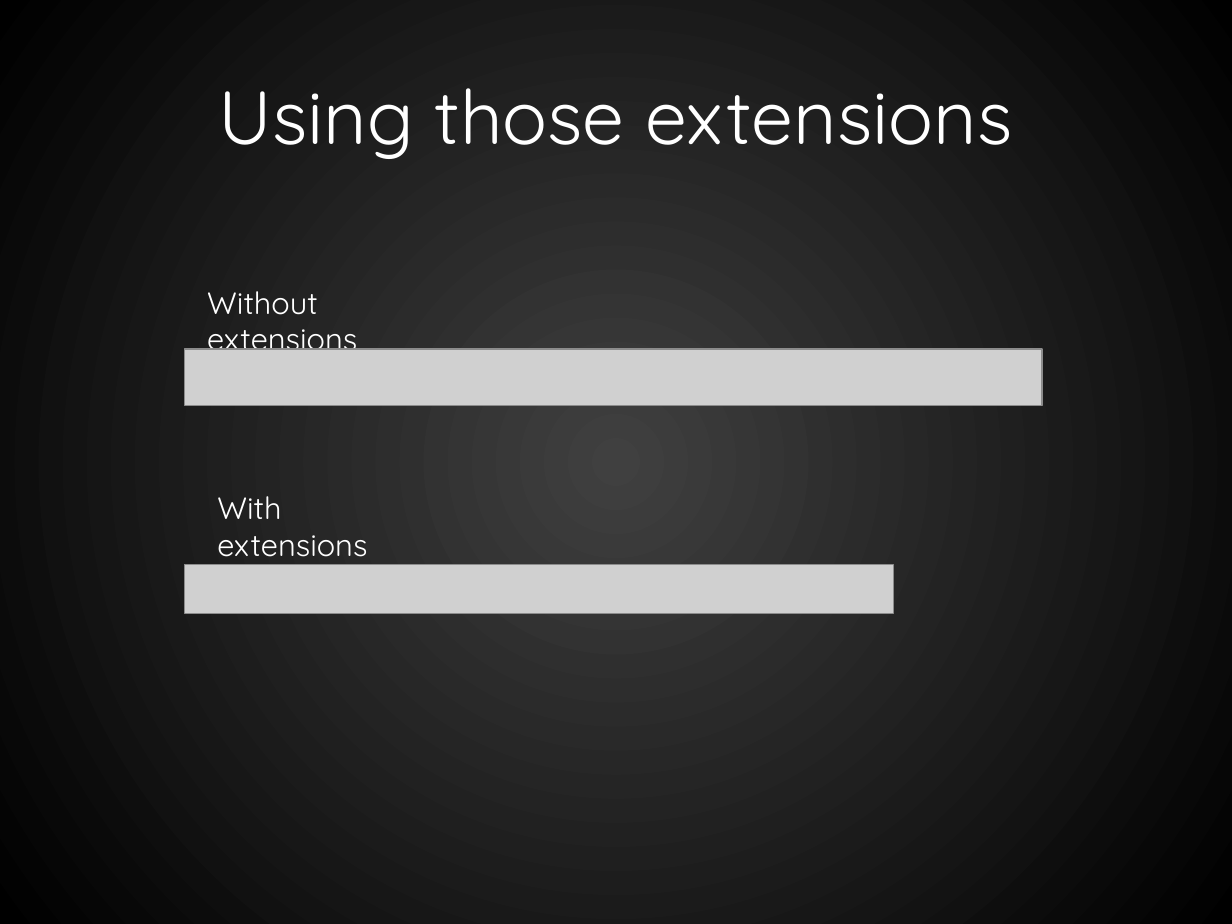
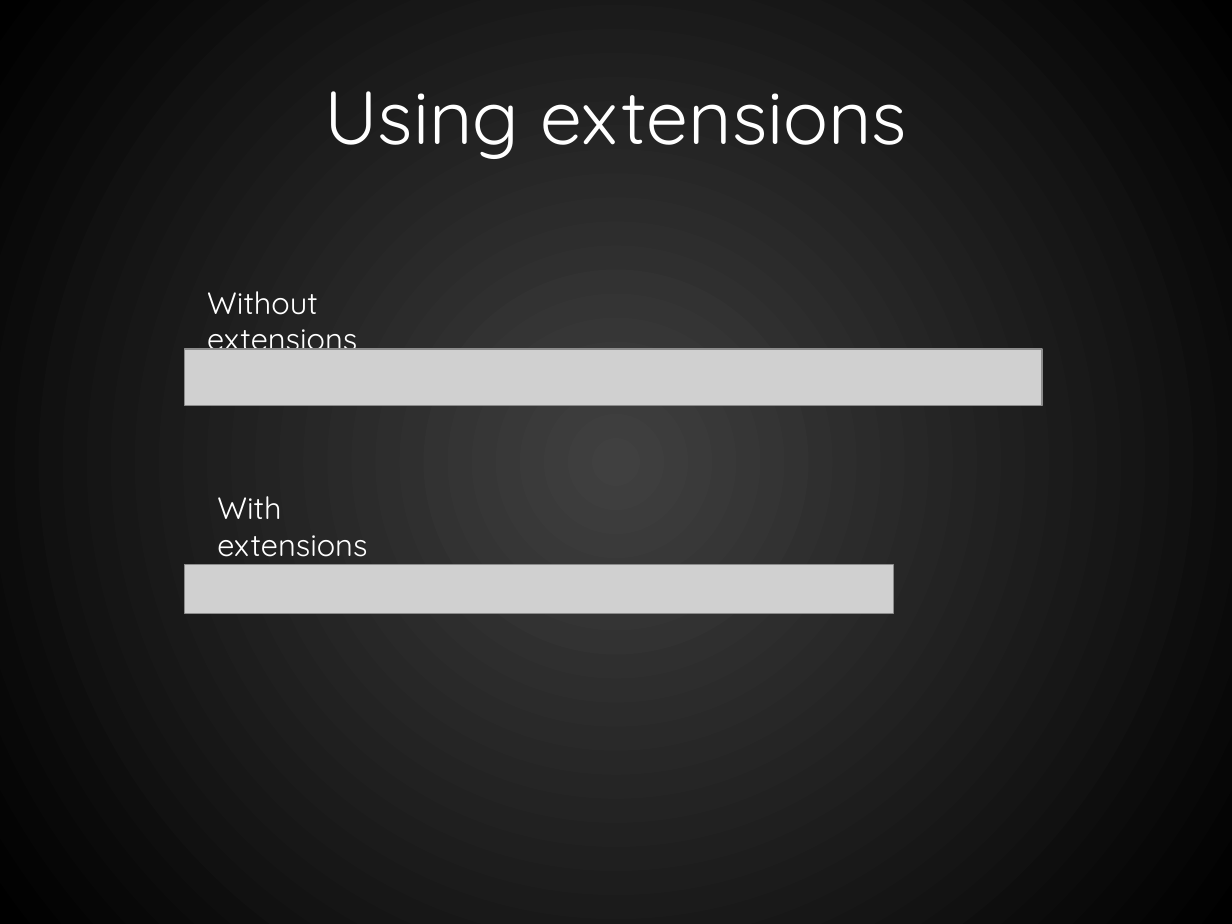
Before and after one commit to RookieOne/Evolve-Your-Code, a slide deck: slide 8 of EvolveYourCode.pptx. Drawn at 1232x924 pixels with LibreOffice and Linux fonts; fonts in the diff are those of the drawing; grey boxes stand for pictures. Boxes give left, top, right and bottom in pixels: in the first picture for what was removed or moved away, otherwise in the second. Text is boxed around its words. In the diff, an @@ line names an element or a change of style, - is before the commit and + after.

```diff
--- a/EvolveYourCode.pptx
+++ b/EvolveYourCode.pptx
@@ title at (324,91,907,159): text changed @@
-Using those extensions
+Using extensions
```
Also in this commit, not shown: 3 other slides changed, 14 slides added, 1 slide removed, 20 other files.
